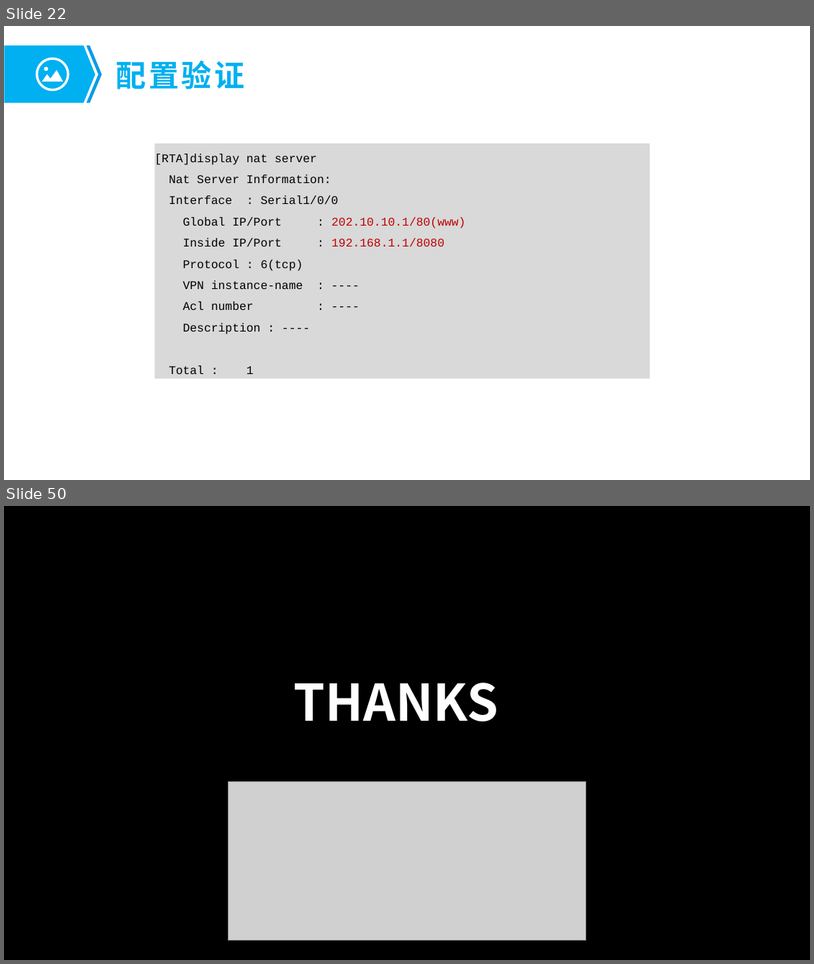
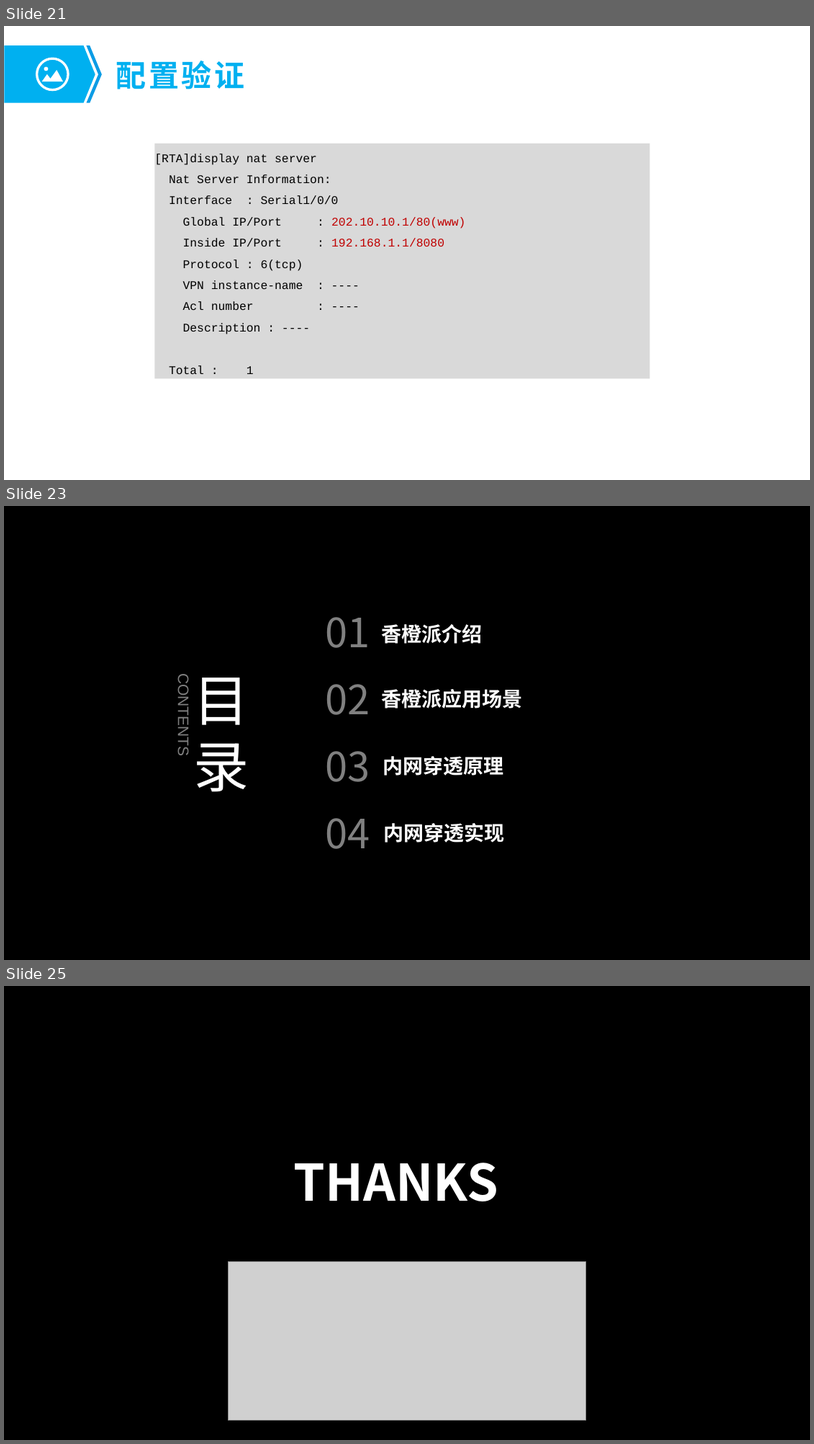
Before and after one commit to fengyuan-liang/notes, a slide deck: 树莓派与内网穿透.pptx. Shown one above the other, each under a label of ours: slides 22 and 50 before the commit, slides 21, 23 and 25 after it; the slides between them are not shown. The pictures are 814x964 and 814x1444 pixels, drawn with LibreOffice and Linux fonts; fonts in the diff are those of the drawing; grey boxes stand for pictures; background and template pictures are left out. Boxes give left, top, right and bottom in pixels: in the first picture for what was removed or moved away, otherwise in the second. Text is boxed around its words. In the diff, an @@ line names an element or a change of style, - is before the commit and + after.

```diff
--- a/树莓派与内网穿透.pptx
+++ b/树莓派与内网穿透.pptx
@@ slide 23 added at (x1=4, y1=506, x2=810, y2=960), background #000000 @@
@@ text added at (x1=326, y1=617, x2=370, y2=648), 48 pt, text #808080 @@
+01
@@ text added at (x1=381, y1=624, x2=482, y2=644), 24 pt, text #FFFFFF, bold @@
+香橙派介绍
@@ text added at (x1=194, y1=677, x2=250, y2=792), 66 pt, text #FFFFFF @@
+目录
@@ text added at (x1=175, y1=681, x2=191, y2=754), 18 pt, text #808080 @@
+CONTENTS
@@ text added at (x1=326, y1=684, x2=370, y2=715), 48 pt, text #808080 @@
+02
@@ text added at (x1=381, y1=689, x2=522, y2=708), 24 pt, text #FFFFFF, bold @@
+香橙派应用场景
@@ text added at (x1=326, y1=751, x2=370, y2=782), 48 pt, text #808080 @@
+03
@@ text added at (x1=383, y1=756, x2=504, y2=775), 24 pt, text #FFFFFF, bold @@
+内网穿透原理
@@ text added at (x1=326, y1=818, x2=370, y2=849), 48 pt, text #808080 @@
+04
@@ text added at (x1=384, y1=823, x2=505, y2=842), 24 pt, text #FFFFFF, bold @@
+内网穿透实现
@@ what was slide 22 is now slide 21 @@
@@ what was slide 50 is now slide 25 @@
```
Also in this commit, not shown: 3 slides changed, 2 other slides added, 28 slides removed, 1 other file.
